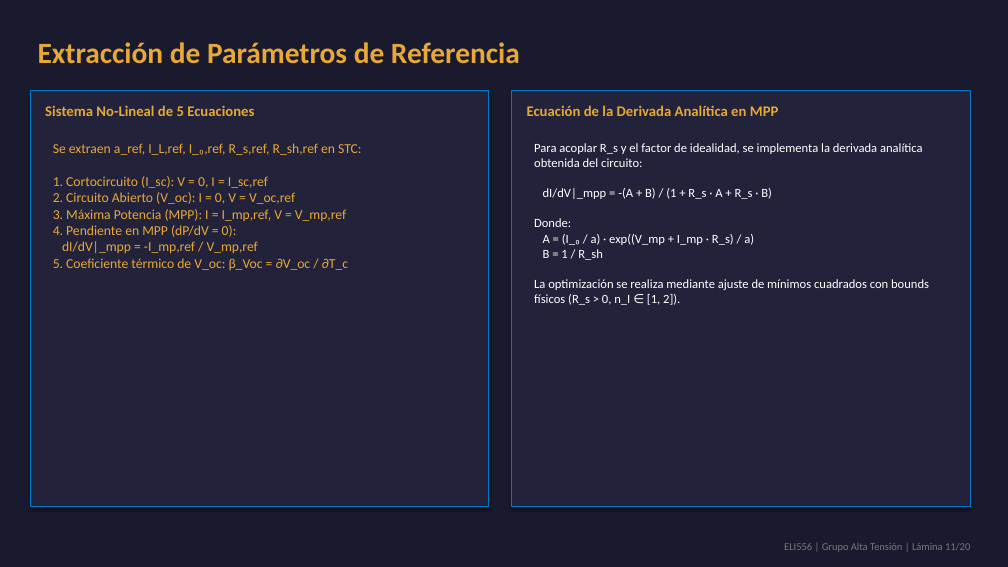
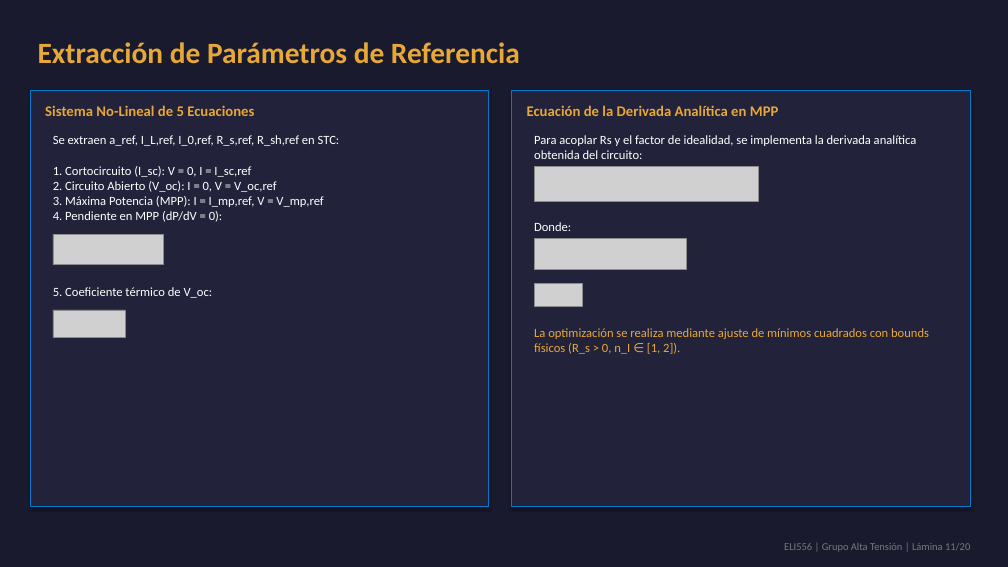
Before and after one commit to theChosen16/t2-paneles, a slide deck: slide 11 of output/Presentacion_Final_ELI556_Atacama.pptx. Drawn at 1008x567 pixels with LibreOffice and Linux fonts; fonts in the diff are those of the drawing; grey boxes stand for pictures. Boxes give left, top, right and bottom in pixels: in the first picture for what was removed or moved away, otherwise in the second. Text is boxed around its words. In the diff, an @@ line names an element or a change of style, - is before the commit and + after.

```diff
--- a/output/Presentacion_Final_ELI556_Atacama.pptx
+++ b/output/Presentacion_Final_ELI556_Atacama.pptx
@@ text at [53, 135, 340, 222]: text changed; size 13 to 12 pt; text colour #E8A838 to #FFFFFF @@
-Se extraen a_ref, I_L,ref, I_₀,ref, R_s,ref, R_sh,ref en STC:
-1. Cortocircuito (I_sc): V = 0, I = I_sc,ref
-2. Circuito Abierto (V_oc): I = 0, V = V_oc,ref
-3. Máxima Potencia (MPP): I = I_mp,ref, V = V_mp,ref
-4. Pendiente en MPP (dP/dV = 0):
-dI/dV|_mpp = -I_mp,ref / V_mp,ref
-5. Coeficiente térmico de V_oc: β_Voc = ∂V_oc / ∂T_c
+Se extraen a_ref, I_L,ref, I_0,ref, R_s,ref, R_sh,ref en STC:
+1. Cortocircuito (I_sc): V = 0, I = I_sc,ref
+2. Circuito Abierto (V_oc): I = 0, V = V_oc,ref
+3. Máxima Potencia (MPP): I = I_mp,ref, V = V_mp,ref
+4. Pendiente en MPP (dP/dV = 0):
@@ text added at [534, 135, 917, 159], 12 pt, text #FFFFFF @@
+Para acoplar Rs y el factor de idealidad, se implementa la derivada analítica obtenida del circuito:
@@ picture added at [535, 166, 758, 201] @@
@@ picture added at [53, 234, 163, 265] @@
@@ text added at [534, 222, 571, 231], 12 pt, text #FFFFFF @@
+Donde:
@@ picture added at [535, 238, 687, 270] @@
@@ text added at [53, 287, 213, 298], 12 pt, text #FFFFFF @@
+5. Coeficiente térmico de V_oc:
@@ picture added at [535, 284, 582, 306] @@
@@ picture added at [53, 310, 126, 337] @@
@@ text at [534, 328, 929, 354]: text changed; text colour #FFFFFF to #E8A838 @@
-Para acoplar R_s y el factor de idealidad, se implementa la derivada analítica obtenida del circuito:
-dI/dV|_mpp = -(A + B) / (1 + R_s · A + R_s · B)
-Donde:
-A = (I_₀ / a) · exp((V_mp + I_mp · R_s) / a)
-B = 1 / R_sh
-La optimización se realiza mediante ajuste de mínimos cuadrados con bounds físicos (R_s > 0, n_I ∈ [1, 2]).
+La optimización se realiza mediante ajuste de mínimos cuadrados con bounds físicos (R_s > 0, n_I ∈ [1, 2]).
```
Also in this commit, not shown: 6 other slides changed, 9 other files.
